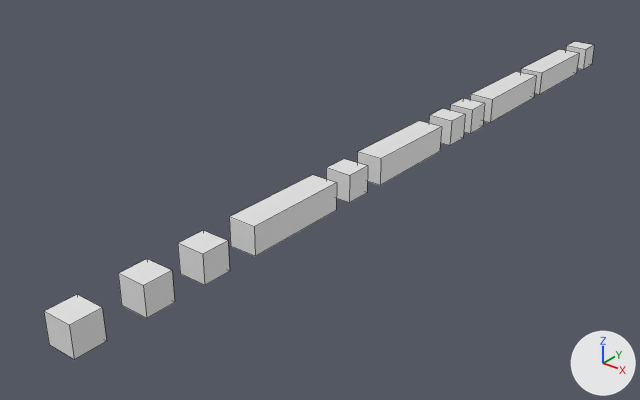
An edit to the Blender file BlenderFilesAndTextures/Level1.blend, drawn before and after from the same camera.
Rendered twice from a camera (50 mm lens) standing at (32.8, -21.5, 24.0) and looking at (-4.0, 24.6, -4.5). Every picture has the same lights, and +X, +Y and +Z are marked at lower right. Mesh edges are drawn as thin lines.

In view in the first picture: 'Cube-col', 'Cube.001-col', 'Cube.002-col', 'Cube.003-col', 'Cube.004-col', 'Cube.005-col', 'Cube.006-col', 'Cube.007-col', 'Cube.008-col', 'Cube.009-col', 'Cube.010-col'.
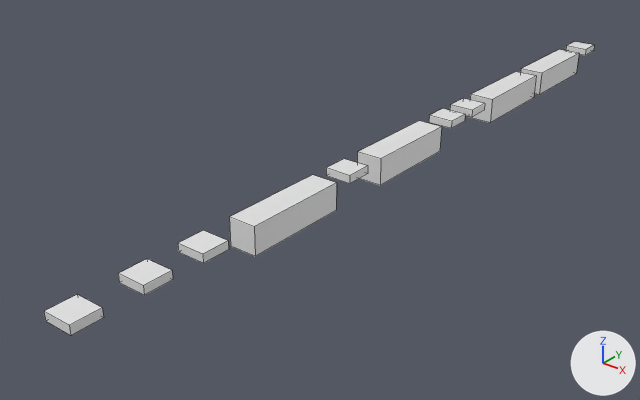
Changed parts and their boxes (x1, y1, x2, y2) in the pictures (640 x 400 px; the box of a moved part takes in the faces that stretch with it):
'Cube-col', reshaped (775% wider, 352% taller)
    before: (44, 295, 106, 359)
    after: (44, 42, 594, 335)
'Cube.001-col', deleted
    before: (118, 259, 175, 318)
'Cube.003-col', deleted
    before: (178, 230, 230, 285)
'Cube.004-col', deleted
    before: (326, 159, 368, 203)
'Cube.006-col', deleted
    before: (429, 109, 465, 145)
'Cube.007-col', deleted
    before: (450, 98, 485, 134)
'Cube.010-col', deleted
    before: (566, 42, 594, 70)
part 1 of me_cube, added
    after: (118, 259, 173, 295)
part 2 of me_cube, added
    after: (178, 230, 229, 263)
part 3 of me_cube, added
    after: (326, 159, 368, 184)
part 4 of me_cube, added
    after: (429, 109, 465, 128)
part 5 of me_cube, added
    after: (450, 98, 485, 117)
part 6 of me_cube, added
    after: (566, 42, 594, 55)
part 7 of me_cube, moved or reshaped
    before: (44, 308, 106, 359)
    after: (44, 308, 104, 335)

What changed in the scene script:
```text
Change me_cube:
    where me_cube.from_pydata(...)  # 8 vertices, 6 faces; spans x -1.0..1.0, y -1.0..1.0, z -1.0..1.0
    used by ob_cube_col; location = (0.0, 0.0, -1.02)
    verts and faces of me_cube; kept vertices keep their numbers, new ones are numbered from 8
    before: 1 (1.0, 1.0, -1.0) at pixel (106, 341), 3 (1.0, -1.0, -1.0) at pixel (74, 359), 5 (-1.0, 1.0, -1.0), 7 (-1.0, -1.0, -1.0) at pixel (49, 344)
    me_cube part 1: a new loose piece, a box spanning x -1.0..1.0, y 3.67..5.67, z 0.41..1.0, in mat_material_001 (white #e7e7e7)
    me_cube part 2: a new loose piece, a box spanning x -1.0..1.0, y 7.96..9.96, z 0.41..1.0, in mat_material_002 (white #e7e7e7)
    me_cube part 3: a new loose piece, a box spanning x -1.0..1.0, y 21.46..23.46, z 0.41..1.0, in mat_material_004 (white #e7e7e7)
    me_cube part 4: a new loose piece, a box spanning x -1.0..1.0, y 34.33..36.33, z 0.41..1.0, in mat_material_006 (white #e7e7e7)
    me_cube part 5: a new loose piece, a box spanning x -1.0..1.0, y 37.44..39.44, z 0.41..1.0, in mat_material_008 (white #e7e7e7)
    me_cube part 6: a new loose piece, a box spanning x -1.0..1.0, y 58.95..60.95, z 0.41..1.0, in mat_material_011 (white #e7e7e7)
    me_cube part 7
    add for i in [1, 3, 5, 7]: verts[i] += (0.0, 0.0, 1.41)
    add me_cube.materials.append(mat_material_001)  # white #e7e7e7
    add me_cube.materials.append(mat_material_002)  # white #e7e7e7
    add me_cube.materials.append(mat_material_004)  # white #e7e7e7
    add me_cube.materials.append(mat_material_006)  # white #e7e7e7
    add me_cube.materials.append(mat_material_008)  # white #e7e7e7
    add me_cube.materials.append(mat_material_011)  # white #e7e7e7
Remove ob_cube_001_col:
    ob_cube_001_col = bpy.data.objects.new('Cube.001-col', me_cube_001)
    ob_cube_001_col.location = (0.0, 4.67, -1.02)
Remove ob_cube_003_col:
    ob_cube_003_col = bpy.data.objects.new('Cube.003-col', me_cube_002)
    ob_cube_003_col.location = (0.0, 8.96, -1.02)
Remove ob_cube_004_col:
    ob_cube_004_col = bpy.data.objects.new('Cube.004-col', me_cube_004)
    ob_cube_004_col.location = (0.0, 22.46, -1.02)
Remove ob_cube_006_col:
    ob_cube_006_col = bpy.data.objects.new('Cube.006-col', me_cube_006)
    ob_cube_006_col.location = (0.0, 35.33, -1.02)
Remove ob_cube_007_col:
    ob_cube_007_col = bpy.data.objects.new('Cube.007-col', me_cube_008)
    ob_cube_007_col.location = (0.0, 38.44, -1.02)
Remove ob_cube_010_col:
    ob_cube_010_col = bpy.data.objects.new('Cube.010-col', me_cube_011)
    ob_cube_010_col.location = (0.0, 59.95, -1.02)
```
